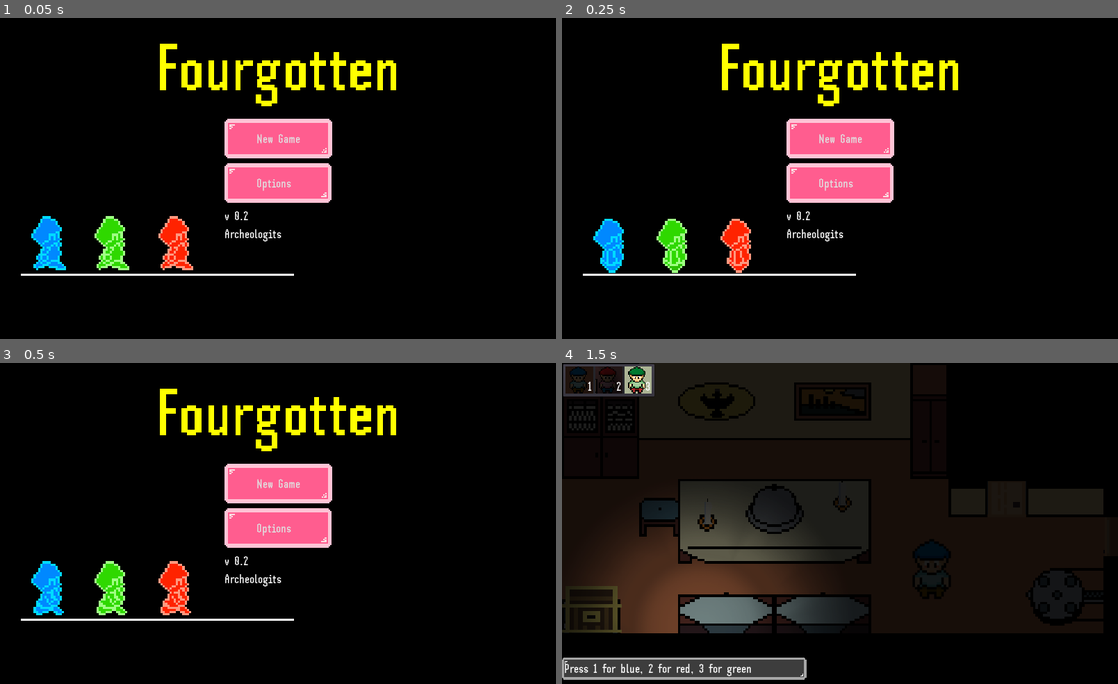
Above: before the commit, frames 1-4 (two rows, left to right).
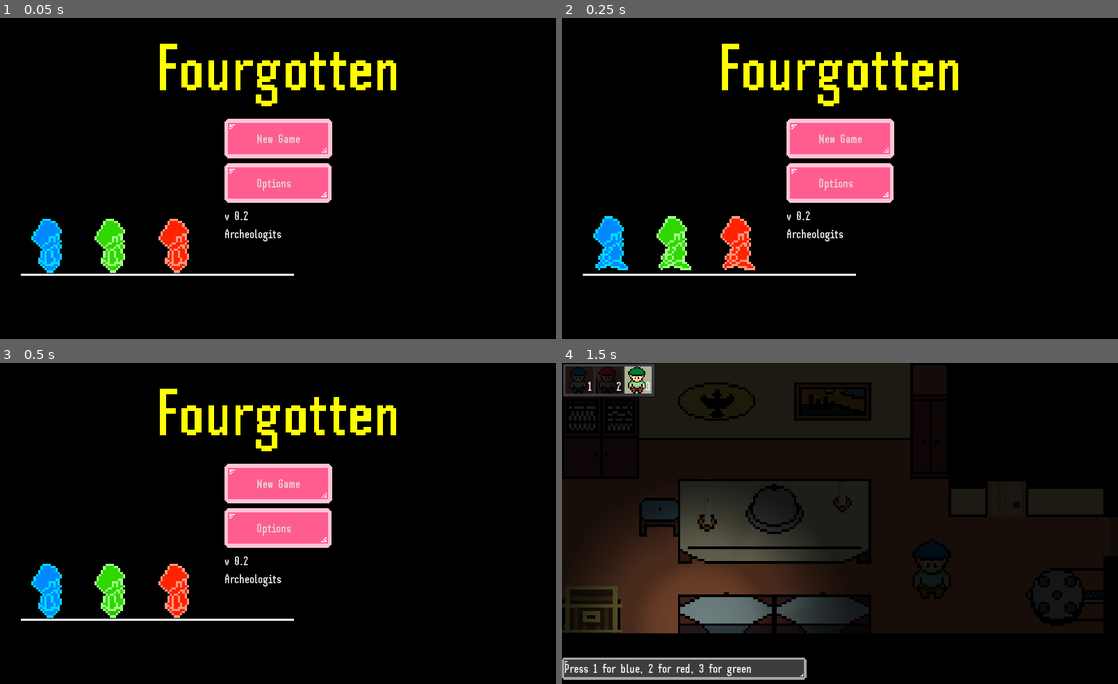
Above: after the commit, the same moments.

Repository: Archeologits/Fourgotten
Game: Godot game, scene res://gui/MainMenu.tscn
The game is run twice, just before and just after one commit, with the same random seed, the same clock (stepped at 60 frames per second) and the same inputs.
Inputs:
- Up to frame 1 (0.05 s): no input
- Up to frame 2 (0.25 s): no input
- Up to frame 3 (0.5 s): no input
- Up to frame 4 (1.5 s): click "New Game" at 0.5 s; click "New Game" at 1.25 s

The runs differ from the first frame. In frame 1, 1.2% of the frame differs, in the area x 5-35%, y 61-80%; in frame 2, 1.2%; in frame 3, 1.1%; in frame 4, nothing differs.

Commit message:
Remove unused files

Diff:
--- a/gui/MainMenu.tscn
+++ b/gui/MainMenu.tscn
@@ -72,7 +72,7 @@
 
 [node name="AnimatedSprite" type="AnimatedSprite" parent="."]
 frames = SubResource( 4 )
-frame = 3
+frame = 2
 playing = true
 centered = false
 
Not shown, removed: sounds/BLUE TO GREEN TRANSITION.wav.import
Not shown, removed: sounds/BLUE TO RED TRANSITION.wav.import
Not shown, removed: sounds/GREEN TO BLUE TRANSITION.wav.import
Not shown, removed: sounds/GREEN TO RED TRANSITION.wav.import
Not shown, removed: sounds/RED TO BLUE TRANSITION.wav.import
Not shown, removed: sounds/RED TO GREEN TRANSITION.wav.import
Not shown, removed: sounds/SAFE ROOM AMBIENT MASTER.wav.import
Not shown, removed: sounds/SAFE ROOM MASTER.wav.import
Not shown, removed: sounds/effects/14. CAGE RATTLE MASTER.wav.import
Not shown, removed: sounds/effects/19. METAL TRAY OPEN (HOLLOW METAL TONK) MASTER.wav.import
Not shown, removed: sounds/BLUE TO GREEN TRANSITION.wav
Not shown, removed: sounds/BLUE TO RED TRANSITION.wav
(and 8 more such lines)
